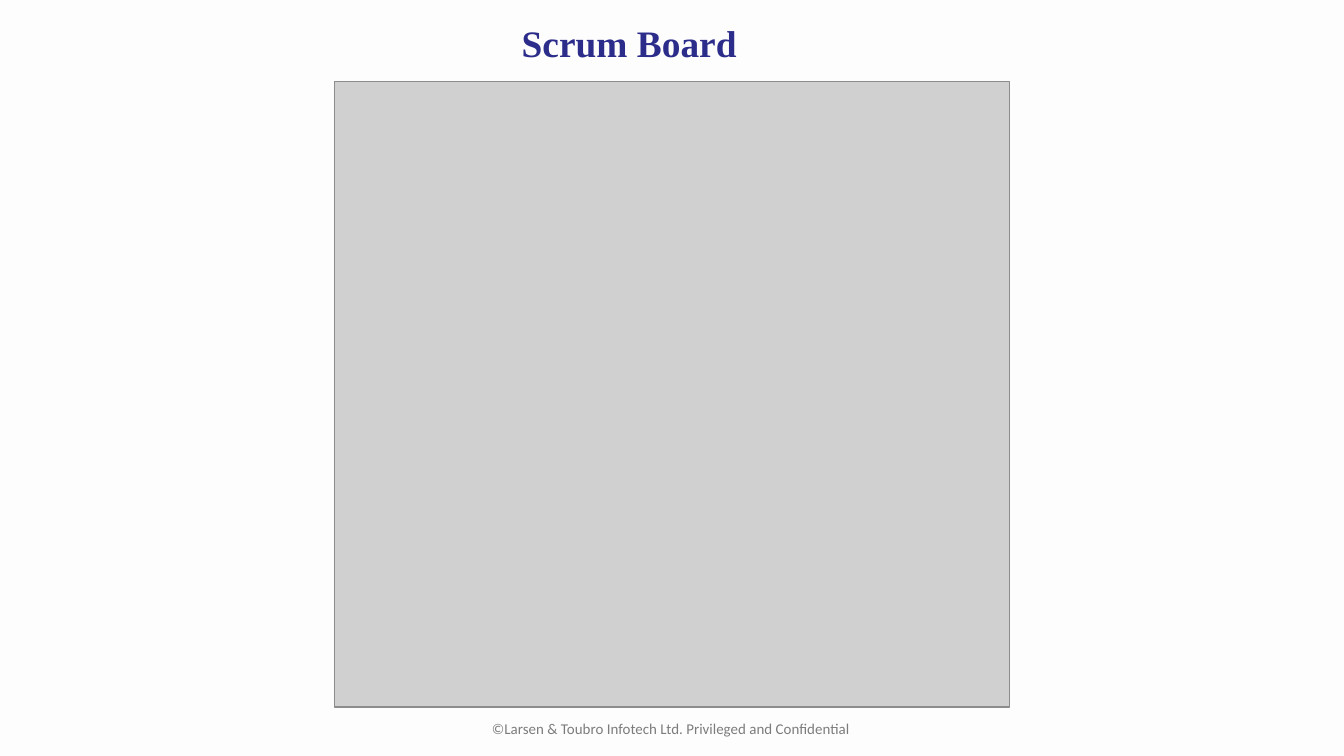
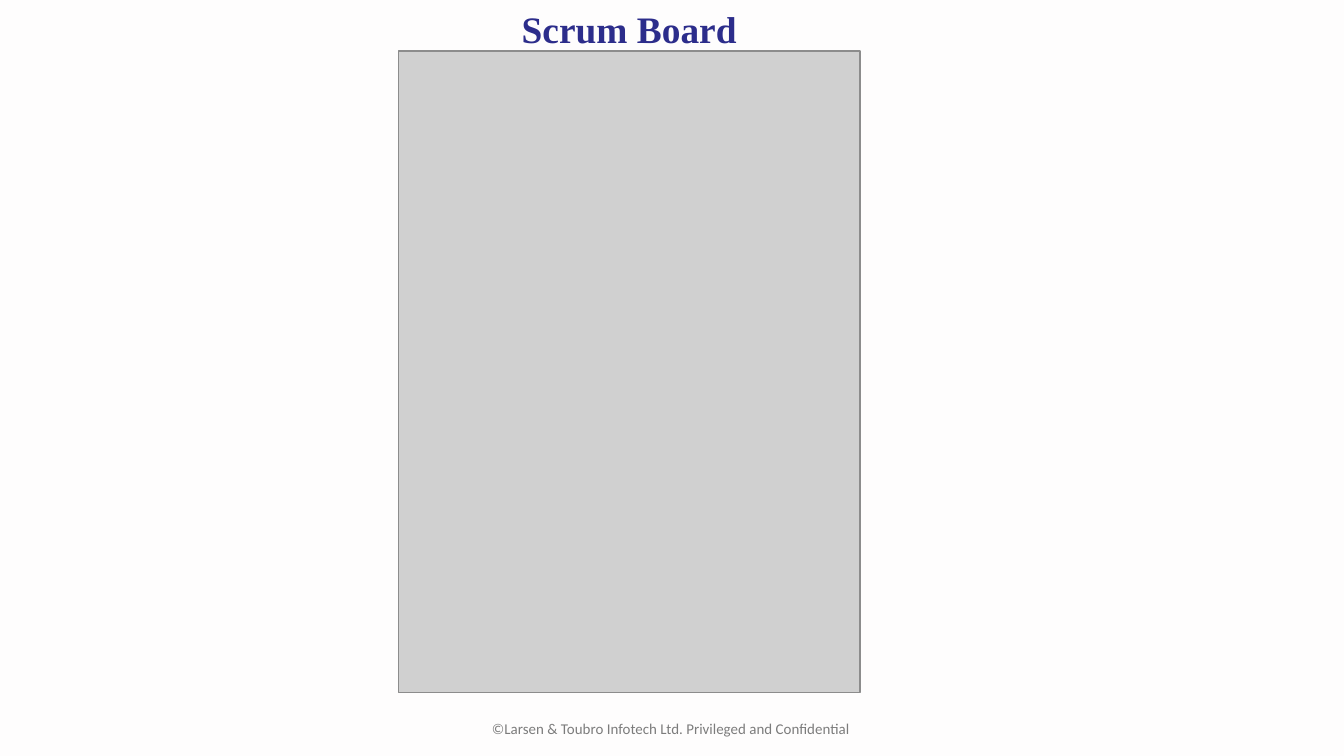
Before and after one commit to gautamelectronicschaitanya/FinalProject, a slide deck: slide 9 of T10.pptx. Drawn at 1344x756 pixels with LibreOffice and Linux fonts; fonts in the diff are those of the drawing; grey boxes stand for pictures; background and template pictures are left out. Boxes give left, top, right and bottom in pixels: in the first picture for what was removed or moved away, otherwise in the second. Text is boxed around its words. In the diff, an @@ line names an element or a change of style, - is before the commit and + after.

Commit message:
Project Presentation

```diff
--- a/T10.pptx
+++ b/T10.pptx
@@ title "Scrum Board": place and size @@
-title "Scrum Board" at box(522, 31, 737, 58)
+title "Scrum Board" at box(522, 17, 737, 44)
@@ picture at box(398, 51, 859, 692): rotation 0 to 90 degrees @@
```
